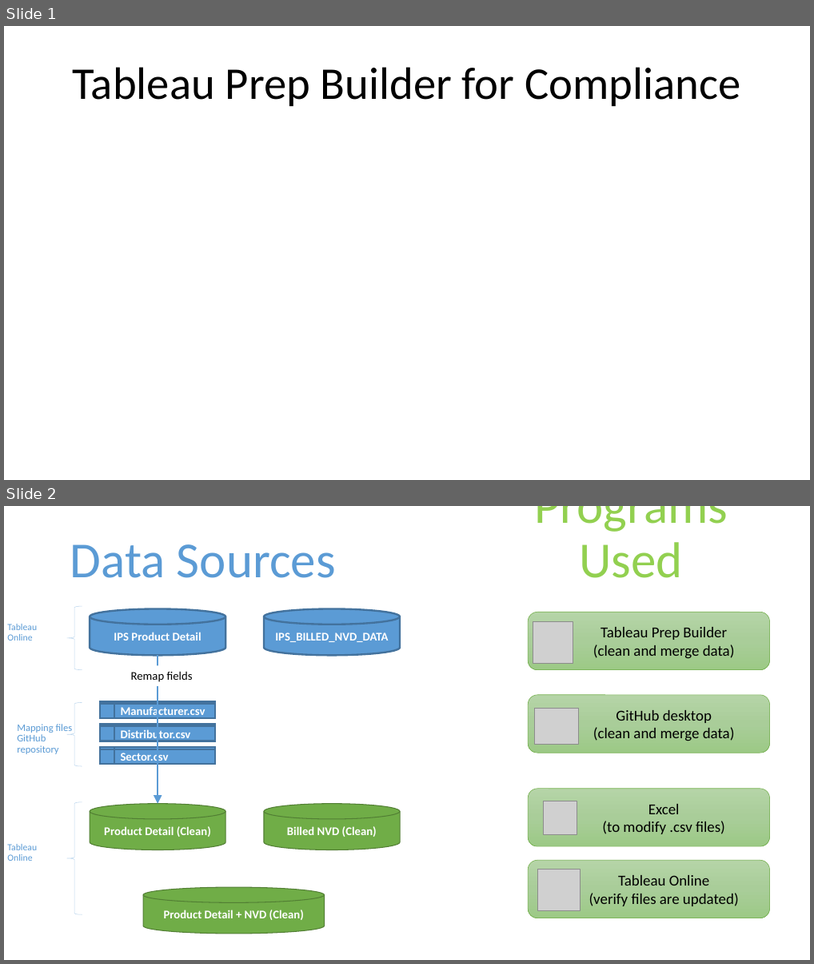
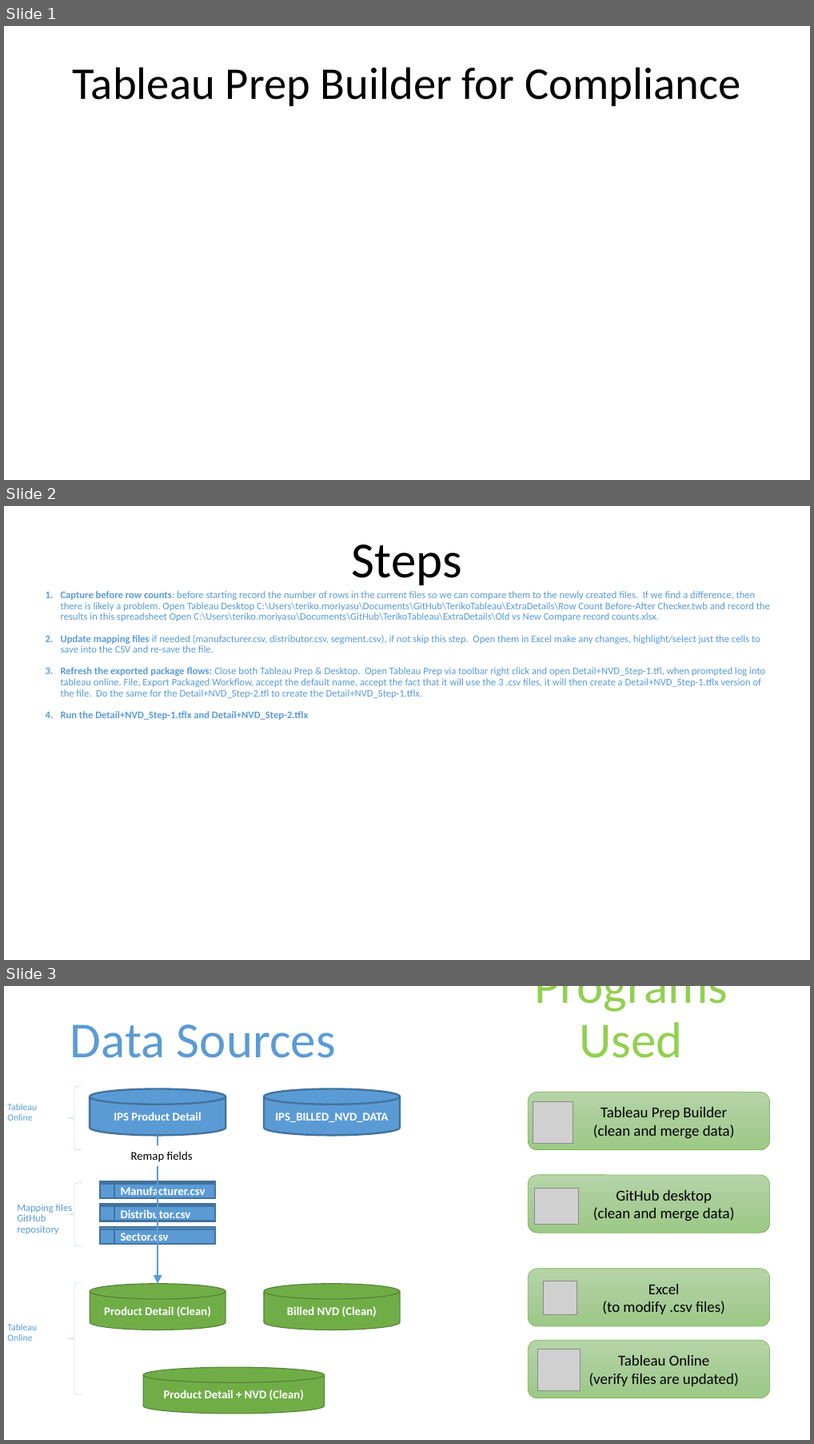
Before and after one commit to tomfielden/TerikoTableau, a slide deck: Instructions/Tableau Prep Builder for Compliance.pptx. Shown one above the other, each under a label of ours: slides 1 and 2 before the commit, slides 1, 2 and 3 after it. The pictures are 814x964 and 814x1444 pixels, drawn with LibreOffice and Linux fonts; fonts in the diff are those of the drawing; grey boxes stand for pictures. Boxes give left, top, right and bottom in pixels: in the first picture for what was removed or moved away, otherwise in the second. Text is boxed around its words. In the diff, an @@ line names an element or a change of style, - is before the commit and + after.

```diff
--- a/Instructions/Tableau Prep Builder for Compliance.pptx
+++ b/Instructions/Tableau Prep Builder for Compliance.pptx
@@ slide 2 added at [4,506,810,960], background #FFFFFF @@
@@ title added at [352,544,462,585], 60 pt, text #000000 @@
+Steps
@@ text added at [61,591,770,720], 12 pt, text #5B9BD5 @@
+1. Capture before row counts: before starting record the number of rows in the current files so we can compare them to the newly created files. If we find a difference, then there is likely a problem. Open Tableau Desktop C:\Users\teriko.moriyasu\Documents\GitHub\TerikoTableau\ExtraDetails\Row Count Before-After Checker.twb and record the results in this spreadsheet Open C:\Users\teriko.moriyasu\Documents\GitHub\TerikoTableau\ExtraDetails\Old vs New Compare record counts.xlsx.
+2. Update mapping files if needed (manufacturer.csv, distributor.csv, segment.csv), if not skip this step. Open them in Excel make any changes, highlight/select just the cells to save into the CSV and re-save the file.
+3. Refresh the exported package flows: Close both Tableau Prep & Desktop. Open Tableau Prep via toolbar right click and open Detail+NVD_Step-1.tfl, when prompted log into tableau online. File, Export Packaged Workflow, accept the default name, accept the fact that it will use the 3 .csv files, it will then create a Detail+NVD_Step-1.tflx version of the file. Do the same for the Detail+NVD_Step-2.tfl to create the Detail+NVD_Step-1.tflx.
+4. Run the Detail+NVD_Step-1.tflx and Detail+NVD_Step-2.tflx
@@ what was slide 2 is now slide 3 @@
```
Also in this commit, not shown: 8 other files.
